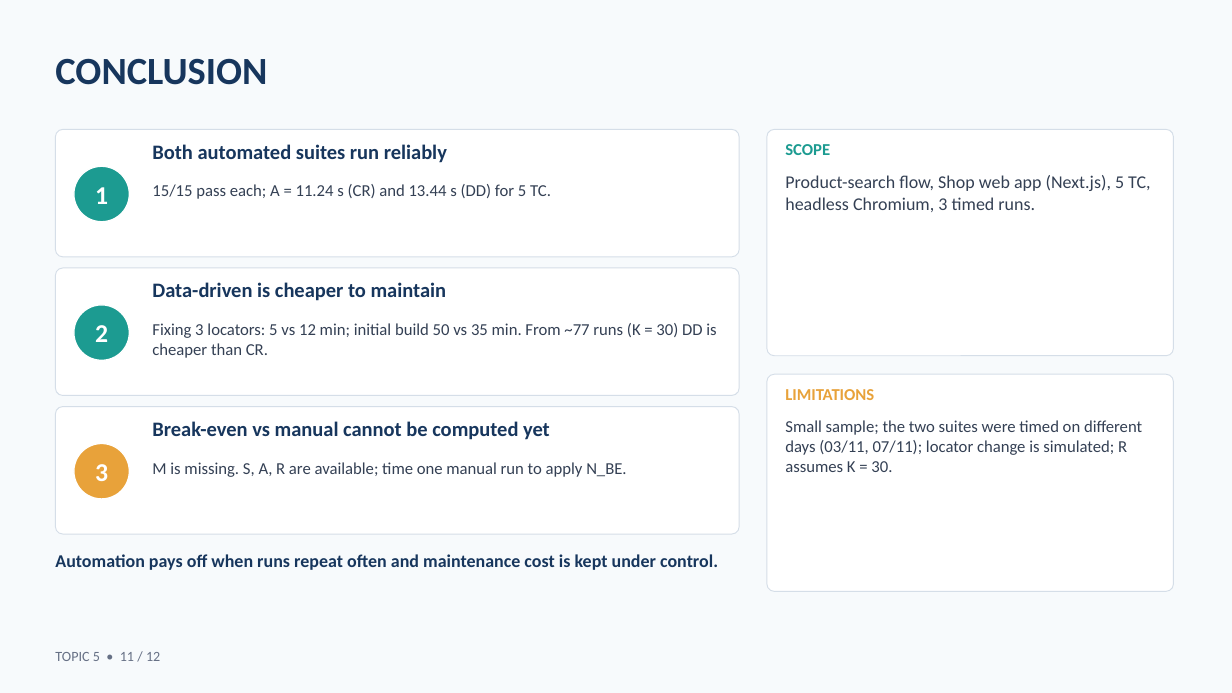
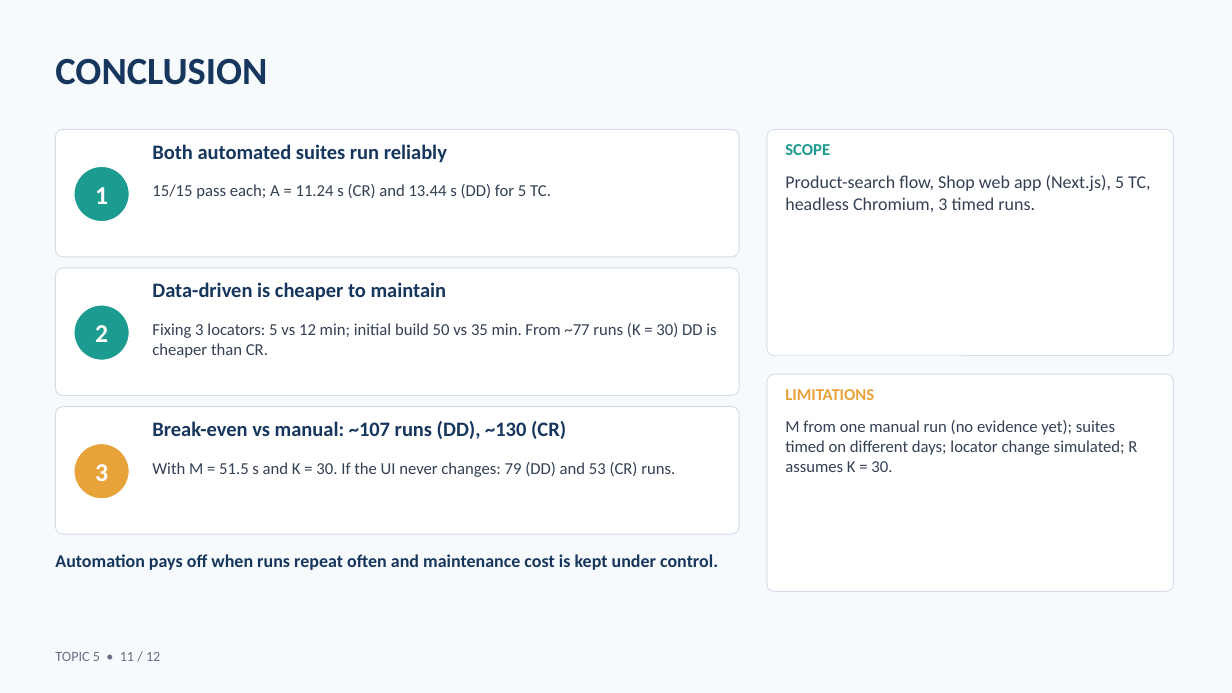
Before and after one commit to pthaok6/RBL_SWT, a slide deck: slide 11 of 05_ReportSlides/Group_Topic5_Slides.pptx. Drawn at 1232x693 pixels with LibreOffice and Linux fonts; fonts in the diff are those of the drawing. Boxes give left, top, right and bottom in pixels: in the first picture for what was removed or moved away, otherwise in the second. Text is boxed around its words. In the diff, an @@ line names an element or a change of style, - is before the commit and + after.

```diff
--- a/05_ReportSlides/Group_Topic5_Slides.pptx
+++ b/05_ReportSlides/Group_Topic5_Slides.pptx
@@ text at <box>152,421,566,439</box>: text changed @@
-Break-even vs manual cannot be computed yet
+Break-even vs manual: ~107 runs (DD), ~130 (CR)
@@ text at <box>785,420,1137,472</box>: text changed @@
-Small sample; the two suites were timed on different days (03/11, 07/11); locator change is simulated; R assumes K = 30.
+M from one manual run (no evidence yet); suites timed on different days; locator change simulated; R assumes K = 30.
@@ text at <box>152,462,675,477</box>: text changed @@
-M is missing. S, A, R are available; time one manual run to apply N_BE.
+With M = 51.5 s and K = 30. If the UI never changes: 79 (DD) and 53 (CR) runs.
```
Also in this commit, not shown: 9 other slides changed, 7 other files.
